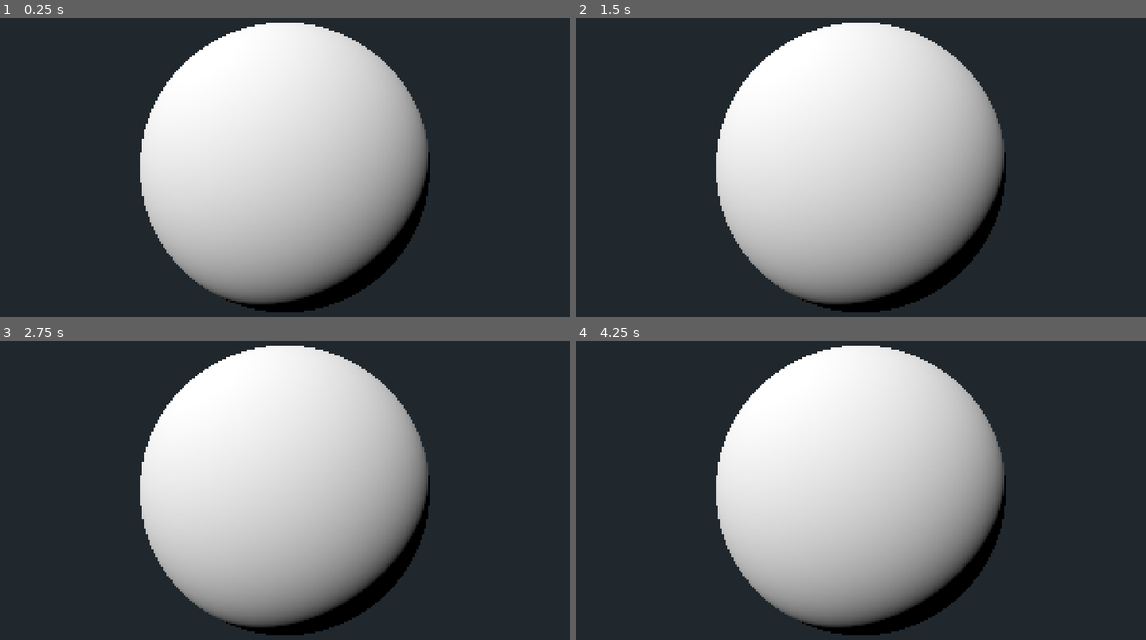
Above: before the commit, frames 1-4 (two rows, left to right).
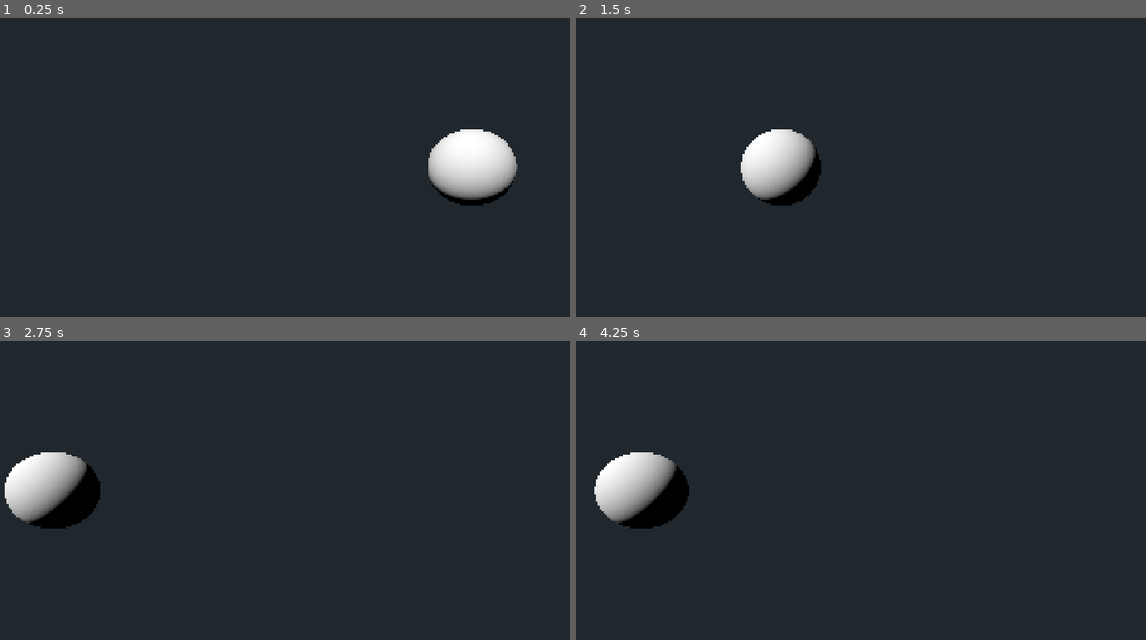
Above: after the commit, the same moments.

Repository: GarrettGunnell/AcerolaFX-Godot
Game: Godot game, scene res://Scenes/main.tscn
The game is run twice, just before and just after one commit, with the same random seed, the same clock (stepped at 60 frames per second) and the same inputs. The project has no main scene, so this scene is started directly.
Inputs:
- Up to frame 1 (0.25 s): no input
- Up to frame 2 (1.5 s): no input
- Up to frame 3 (2.75 s): no input
- Up to frame 4 (4.25 s): no input

The runs differ from the first frame. In frame 1, 41% of the frame differs, in the area x 24-91%, y 1-99%; in frame 2, 37%; in frame 3, 42%, in the area x 0-76%, y 1-99%; in frame 4, 42%.

Commit message:
Add file for motion blur compositor effect

Diff:
--- /dev/null
+++ b/Effects/Motion Blur/motion_blur_effect.gd
@@ -0,0 +1,167 @@
+@tool
+extends CompositorEffect
+class_name AcerolaFX_MotionBlur
+
+
+@export_tool_button("Recompile", "Callable") var recompile_action = compile_shader;
+
+
+var rd : RenderingDevice;
+var shader : RID;
+var pipeline : RID;
+
+var nearest_sampler : RID;
+
+
+func _init():
+	effect_callback_type = CompositorEffect.EFFECT_CALLBACK_TYPE_POST_TRANSPARENT;
+	needs_motion_vectors = true;
+	needs_normal_roughness = true;
+
+	rd = RenderingServer.get_rendering_device();
+	if not rd: return;
+
+	compile_shader();
+
+	# Create nearest neighbor sampler state
+	var sampler_state : RDSamplerState = RDSamplerState.new();
+	sampler_state.min_filter = RenderingDevice.SAMPLER_FILTER_NEAREST;
+	sampler_state.mag_filter = RenderingDevice.SAMPLER_FILTER_NEAREST;
+	nearest_sampler = rd.sampler_create(sampler_state);
+
+
+func _render_callback(effect_callback_type: int, render_data: RenderData) -> void:
+	if not rd: return;
+	if not pipeline.is_valid(): return;
+
+	var render_scene_buffers: RenderSceneBuffersRD = render_data.get_render_scene_buffers();
+	if not render_scene_buffers: return;
+
+	var render_size : Vector2i = render_scene_buffers.get_internal_size();
+	if render_size.x == 0 and render_size.y == 0: return;
+
+	# Thread groups
+	var x_groups : int = (render_size.x - 1) / 8 + 1;
+	var y_groups : int = (render_size.y - 1) / 8 + 1;
+	var z_groups : int = 1;
+
+	# Push constant
+	var push_constant : PackedFloat32Array = PackedFloat32Array();
+	push_constant.push_back(render_size.x);
+	push_constant.push_back(render_size.y);
+	push_constant.push_back(0.0);
+	push_constant.push_back(0.0);
+
+	var color_buffer : RID = render_scene_buffers.get_color_layer(0);
+	var motion_vector_buffer : RID = render_scene_buffers.get_velocity_layer(0);
+	var depth_buffer : RID = render_scene_buffers.get_depth_layer(0);
+
+	# Create a uniform set.
+	var color_buffer_uniform : RDUniform = RDUniform.new();
+	color_buffer_uniform.uniform_type = RenderingDevice.UNIFORM_TYPE_IMAGE;
+	color_buffer_uniform.binding = 0;
+	color_buffer_uniform.add_id(color_buffer);
+
+	# Depth cannot be bound as image2D due to being created without the proper usage flag, it must be accessed with a sampler2D instead
+	var depth_buffer_uniform : RDUniform = RDUniform.new();
+	depth_buffer_uniform.uniform_type = RenderingDevice.UNIFORM_TYPE_SAMPLER_WITH_TEXTURE;
+	depth_buffer_uniform.binding = 1;
+	depth_buffer_uniform.add_id(nearest_sampler);
+	depth_buffer_uniform.add_id(depth_buffer);
+
+	var motion_buffer_uniform : RDUniform = RDUniform.new();
+	motion_buffer_uniform.uniform_type = RenderingDevice.UNIFORM_TYPE_IMAGE;
+	motion_buffer_uniform.binding = 2;
+	motion_buffer_uniform.add_id(motion_vector_buffer);
+
+	var uniform_set : RID = UniformSetCacheRD.get_cache(shader, 0, [ color_buffer_uniform, depth_buffer_uniform, motion_buffer_uniform ]);
+
+	# Run our compute shader.
+	var compute_list := rd.compute_list_begin();
+	rd.compute_list_bind_compute_pipeline(compute_list, pipeline);
+	rd.compute_list_bind_uniform_set(compute_list, uniform_set, 0);
+	rd.compute_list_set_push_constant(compute_list, push_constant.to_byte_array(), push_constant.size() * 4);
+	rd.compute_list_dispatch(compute_list, x_groups, y_groups, z_groups);
+	rd.compute_list_end();
+
+
+func compile_shader() -> bool:
+	if not rd:
+		return false;
+
+	var shader_code = template_shader;
+
+	if shader.is_valid():
+		rd.free_rid(shader);
+		shader = RID();
+		pipeline = RID();
+
+	var shader_source: RDShaderSource = RDShaderSource.new();
+	shader_source.language = RenderingDevice.SHADER_LANGUAGE_GLSL;
+	shader_source.source_compute = shader_code;
+	var shader_spirv: RDShaderSPIRV = rd.shader_compile_spirv_from_source(shader_source);
+
+	if shader_spirv.compile_error_compute != "":
+		push_error(shader_spirv.compile_error_compute);
+		return false;
+
+	shader = rd.shader_create_from_spirv(shader_spirv);
+	if not shader.is_valid():
+		return false;
+
+	pipeline = rd.compute_pipeline_create(shader);
+
+	print("Successful recompilation");
+
+	return pipeline.is_valid();
+
+
+func _notification(what):
+	if what == NOTIFICATION_PREDELETE:
+		if shader.is_valid():
+			rd.free_rid(shader);
+
+		if nearest_sampler.is_valid():
+			rd.free_rid(nearest_sampler);
+
+
+const template_shader: String = """
+#version 450
+
+// Invocations in the (x, y, z) dimension
+layout(local_size_x = 8, local_size_y = 8, local_size_z = 1) in;
+
+layout(rgba16f, set = 0, binding = 0) uniform image2D color_image;
+layout(set = 0, binding = 1) uniform sampler2D depth_image;
+layout(rgba16f, set = 0, binding = 2) uniform image2D motion_image;
+
+// Our push constant
+layout(push_constant, std430) uniform Params {
+	vec2 raster_size;
+	vec2 reserved;
+} params;
+
+// The code we want to execute in each invocation
+void main() {
+	ivec2 thread_id = ivec2(gl_GlobalInvocationID.xy);
+	ivec2 size = ivec2(params.raster_size);
+
+	if (thread_id.x >= size.x || thread_id.y >= size.y) {
+		return;
+	}
+
+	vec2 uv = gl_GlobalInvocationID.xy / params.raster_size;
+
+	vec4 color = imageLoad(color_image, thread_id);
+    vec4 motion = imageLoad(motion_image, thread_id);
+
+	float raw_depth = texture(depth_image, uv).r;
+
+
+	vec4 color_output = color;
+	vec4 depth_output = vec4(raw_depth);
+	vec4 motion_output = abs(motion);
+
+	imageStore(color_image, thread_id, motion_output);
+}
+"""
--- a/Scenes/main.tscn
+++ b/Scenes/main.tscn
@@ -1,6 +1,6 @@
 [gd_scene format=3 uid="uid://duahqx2n475yj"]
 
-[ext_resource type="Script" uid="uid://bteyp40rcv3c6" path="res://base_compositor_effect.gd" id="1_jjgbg"]
+[ext_resource type="Script" uid="uid://djbl2vbr3jkoy" path="res://Effects/Motion Blur/motion_blur_effect.gd" id="1_bo1nx"]
 [ext_resource type="Script" uid="uid://ls5sr2nlnhgx" path="res://wave_transformer.gd" id="2_bo1nx"]
 
 [sub_resource type="Environment" id="Environment_duk7s"]
@@ -14,8 +14,8 @@
 effect_callback_type = 4
 needs_motion_vectors = true
 needs_normal_roughness = true
-script = ExtResource("1_jjgbg")
-metadata/_custom_type_script = "uid://bteyp40rcv3c6"
+script = ExtResource("1_bo1nx")
+metadata/_custom_type_script = "uid://djbl2vbr3jkoy"
 
 [sub_resource type="Compositor" id="Compositor_buhqs"]
 compositor_effects = Array[CompositorEffect]([SubResource("CompositorEffect_bo1nx")])
@@ -34,7 +34,7 @@
 [node name="Main" type="Node3D" unique_id=552659395]
 
 [node name="Camera3D" type="Camera3D" parent="." unique_id=1520156418]
-transform = Transform3D(1, 0, 0, 0, 1, 0, 0, 0, 1, 0, 0, 0.59)
+transform = Transform3D(1, 0, 0, 0, 1, 0, 0, 0, 1, 0, 0, 2.03)
 fov = 60.0
 
 [node name="WorldEnvironment" type="WorldEnvironment" parent="." unique_id=1821228915]
@@ -47,5 +47,6 @@
 [node name="Ball" type="MeshInstance3D" parent="." unique_id=181125635]
 mesh = SubResource("SphereMesh_duk7s")
 script = ExtResource("2_bo1nx")
-x_amplitude = 0.0
+x_frequency = 4.0
+x_amplitude = 1.5
 y_amplitude = 0.0
--- a/project.godot
+++ b/project.godot
@@ -21,6 +21,13 @@
 window/stretch/mode="canvas_items"
 window/stretch/aspect="expand"
 
+[file_customization]
+
+folder_colors={
+"res://Effects/": "red",
+"res://Effects/Motion Blur/": "gray"
+}
+
 [physics]
 
 3d/physics_engine="Jolt Physics"
Not shown, added: Effects/Motion Blur/motion_blur_effect.gd.uid
